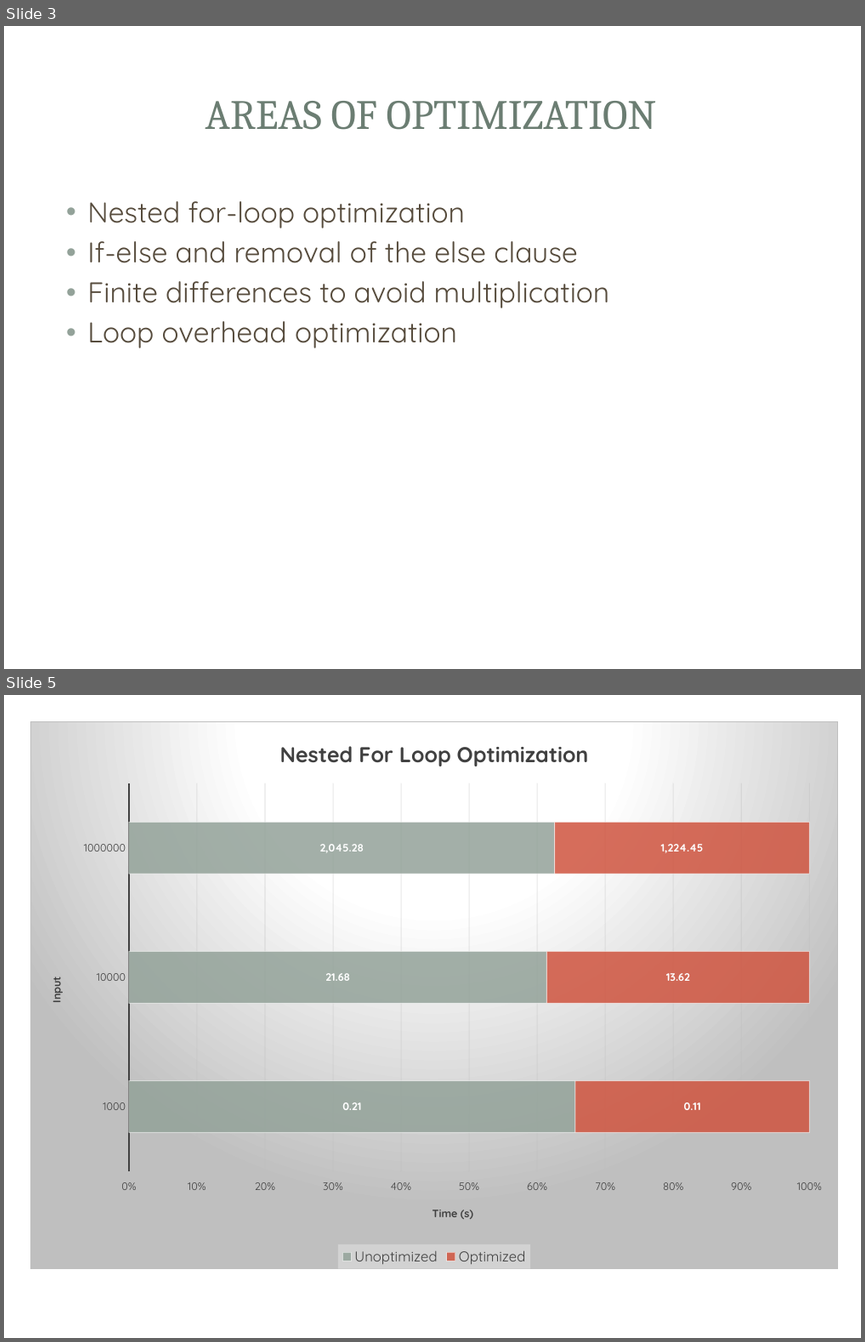
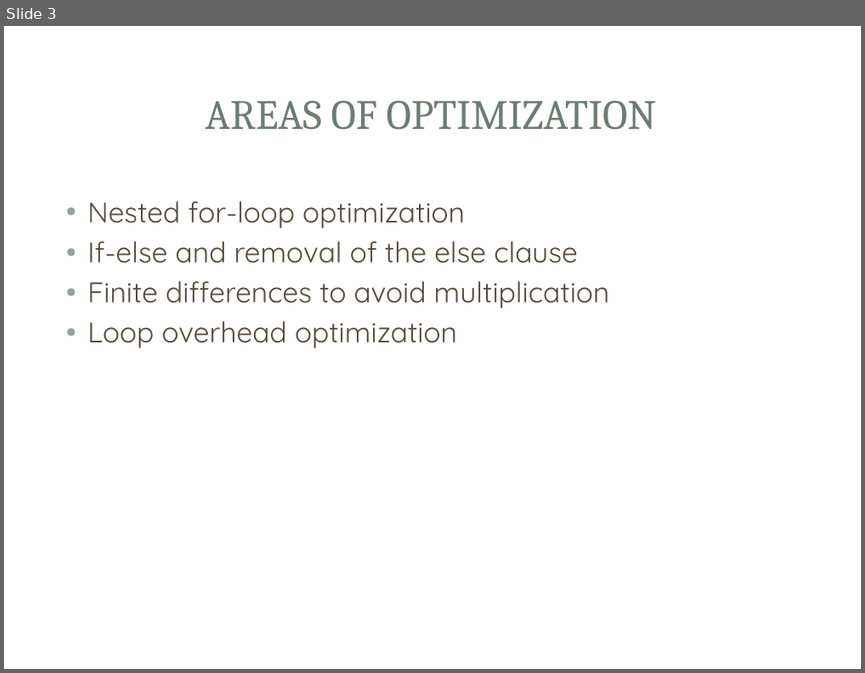
Before and after one commit to saiyamsethi5/4tb3-static-analysis, a slide deck: presentation/Presentation.pptx. Shown one above the other, each under a label of ours: slides 3 and 5 before the commit, slide 3 after it; the slides between them are not shown. The pictures are 865x1342 and 865x673 pixels, drawn with LibreOffice and Linux fonts; fonts in the diff are those of the drawing; background and template pictures are left out. Boxes give left, top, right and bottom in pixels: in the first picture for what was removed or moved away, otherwise in the second. Text is boxed around its words. In the diff, an @@ line names an element or a change of style, - is before the commit and + after.

```diff
--- a/presentation/Presentation.pptx
+++ b/presentation/Presentation.pptx
@@ slide 5 removed at bbox=[4, 695, 861, 1338], background picture (left out); not listed: 3 template elements that a slide beside it also shows @@
@@ bar stacked 100% chart removed at bbox=[30, 721, 838, 1269] @@
-title "Nested For Loop Optimization"
-categories: 1000.0, 10000.0, 1.0E6
-Unoptimized: 0.21, 21.68, 2045.28
-Optimized: 0.11, 13.62, 1224.45
```
Also in this commit, not shown: 4 slides changed, 3 other slides removed, 3 other files.
